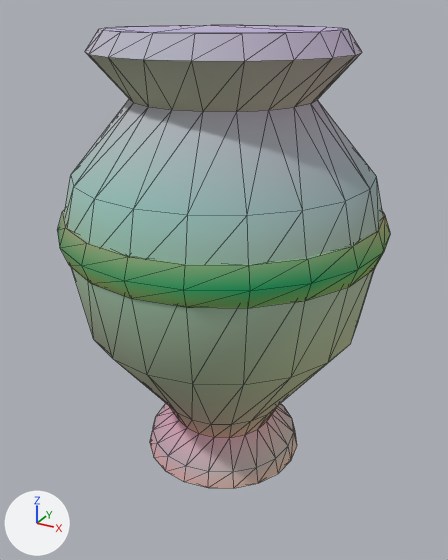
An edit to the glTF model assets/kit/urn.glb, drawn before and after from the same camera.
Rendered twice from a 50 mm lens placed at (0.633, -1.15, 1.018), pointed at (0.009, -0.015, 0.451). The axes (+X, +Y, +Z) are drawn at lower left. The lights are the same throughout. The picture after the commit comes second. Mesh edges are drawn as thin lines. Vertices at exactly the same position are counted once.

The first picture shows 'urn', 'urn_band'.
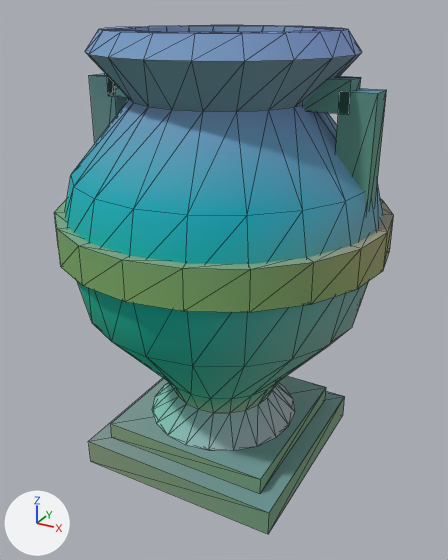
Changed parts and their boxes [x1, y1, x2, y2] in the pictures (448 x 560 px; the box of a moved part takes in the faces that stretch with it):
```json
{"object": "urn", "change": "reshaped", "before": [65, 25, 383, 488], "after": [65, 25, 383, 451], "on screen": "8% shorter"}
{"object": "urn_plinth", "change": "added", "after": [88, 73, 387, 534]}
{"object": "urn_band", "change": "reshaped", "before": [57, 210, 391, 308], "after": [54, 199, 394, 312]}
{"part": 1, "of": "me_urn", "change": "moved or reshaped", "before": [100, 25, 348, 488], "after": [100, 25, 348, 451]}
{"part": 2, "of": "me_urn", "change": "recoloured", "before": [65, 29, 383, 467], "after": [65, 29, 383, 444], "on screen": "darker"}
```

Scene script edits in JSON lines:
```json
{"op": "add", "block": "mat_m_stone_dark", "code": ["mat_m_stone_dark = bpy.data.materials.new('M_stone_dark')", "# nodes: BsdfPrincipled, Mix, OutputMaterial, VertexColor", "# colours: grey #b3afaa, mixed with the vertex colours"]}
{"block": "me_urn", "where": "# used by ob_urn; location = (0.0, 0.0, 0.0)"}
{"op": "remove", "block": "me_urn", "code": "me_urn.from_pydata(...)  # 200 vertices, 396 faces; spans x -0.35..0.35, y -0.35..0.35, z 0.0..0.98"}
{"op": "add", "block": "me_urn", "code": "me_urn.from_pydata(...)  # 220 vertices, 436 faces; spans x -0.35..0.35, y -0.35..0.35, z 0.1..0.98"}
{"block": "me_urn", "change": "me_urn part 1"}
{"block": "me_urn", "change": "35 vertices are removed from x -0.19..0.19, y -0.19..0.19, z 0.0..0.04"}
{"block": "me_urn", "change": "111 faces are deleted"}
{"block": "me_urn", "change": "40 vertices in x -0.15..0.15, y -0.15..0.15, z 0.09..0.15 move by (0.0, 0.0, 0.07)"}
{"block": "me_urn", "change": "20 vertices in x -0.31..0.31, y -0.31..0.31, z 0.36 move by (0.0, 0.0, 0.04)"}
{"block": "me_urn", "change": "5 vertices in x -0.18..0.146, y -0.171..0.171, z 0.04 move by (0.0, 0.0, 0.06)"}
{"block": "me_urn", "change": "55 vertices are added at x -0.18..0.18, y -0.18..0.18, z 0.1..0.98"}
{"block": "me_urn", "change": "151 new faces join them"}
{"block": "me_urn", "change": "me_urn part 2: 285 kept faces spanning x -0.35..0.35, y -0.35..0.35, z 0.1..0.98 get new vertex colours"}
{"block": "me_urn_band", "where": "# used by ob_urn_band; location = (0.0, 0.0, 0.0)"}
{"op": "remove", "block": "me_urn_band", "code": "me_urn_band.from_pydata(...)  # 60 vertices, 116 faces; spans x -0.36..0.36, y -0.36..0.36, z 0.54..0.62"}
{"op": "add", "block": "me_urn_band", "code": "me_urn_band.from_pydata(...)  # 80 vertices, 160 faces; spans x -0.362..0.362, y -0.362..0.362, z 0.54..0.62"}
{"block": "me_urn_band", "change": "me_urn_band part 3: the whole mesh is rebuilt"}
{"op": "add", "block": "me_urn_plinth", "code": ["me_urn_plinth = bpy.data.meshes.new('urn_plinth')", "me_urn_plinth.from_pydata(...)  # a box spanning x -0.24..0.24, y -0.24..0.24, z 0.0..0.06; a box spanning x -0.2..0.2, y -0.2..0.2, z 0.06..0.1; a box spanning x -0.325..-0.255, y -0.028..0.028, z 0.56..0.88; a box spanning x -0.275..-0.185, y -0.028..0.028, z 0.84..0.9; a box spanning x -0.315..-0.225, y -0.028..0.028, z 0.54..0.6; a box spanning x 0.255..0.325, y -0.028..0.028, z 0.56..0.88; a box spanning x 0.185..0.275, y -0.028..0.028, z 0.84..0.9; a box spanning x 0.225..0.315, y -0.028..0.028, z 0.54..0.6", "me_urn_plinth.materials.append(mat_m_stone_dark)"]}
{"op": "add", "block": "ob_urn_plinth", "code": ["ob_urn_plinth = bpy.data.objects.new('urn_plinth', me_urn_plinth)", "ob_urn_plinth.location = (0.0, 0.0, 0.0)"]}
```
